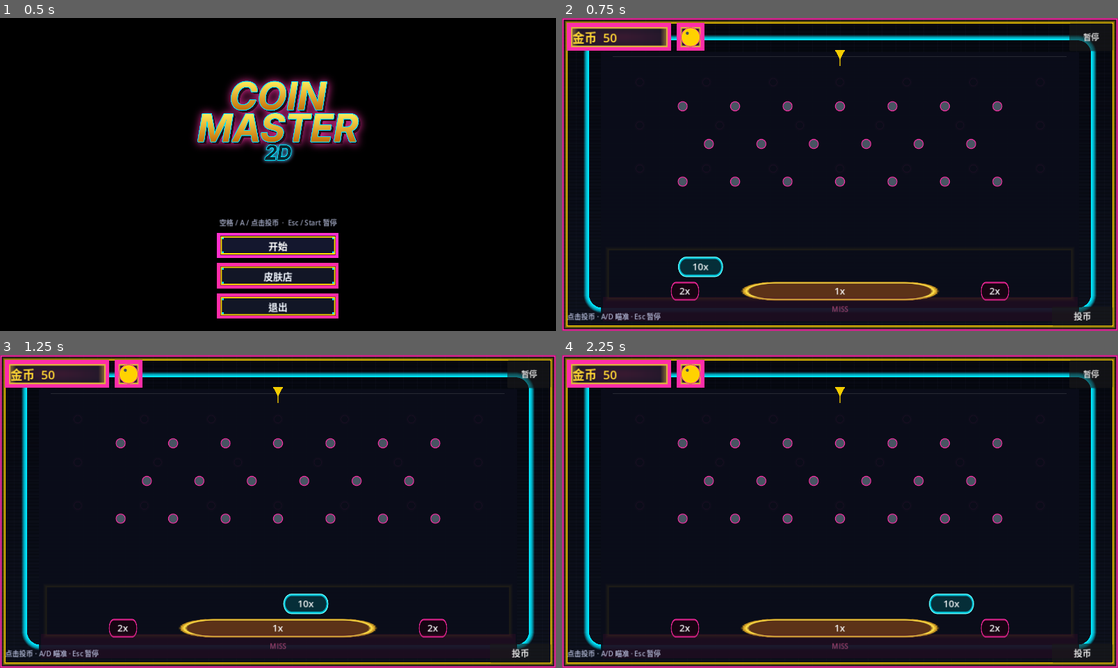
Above: before the commit, frames 1-4 (two rows, left to right).
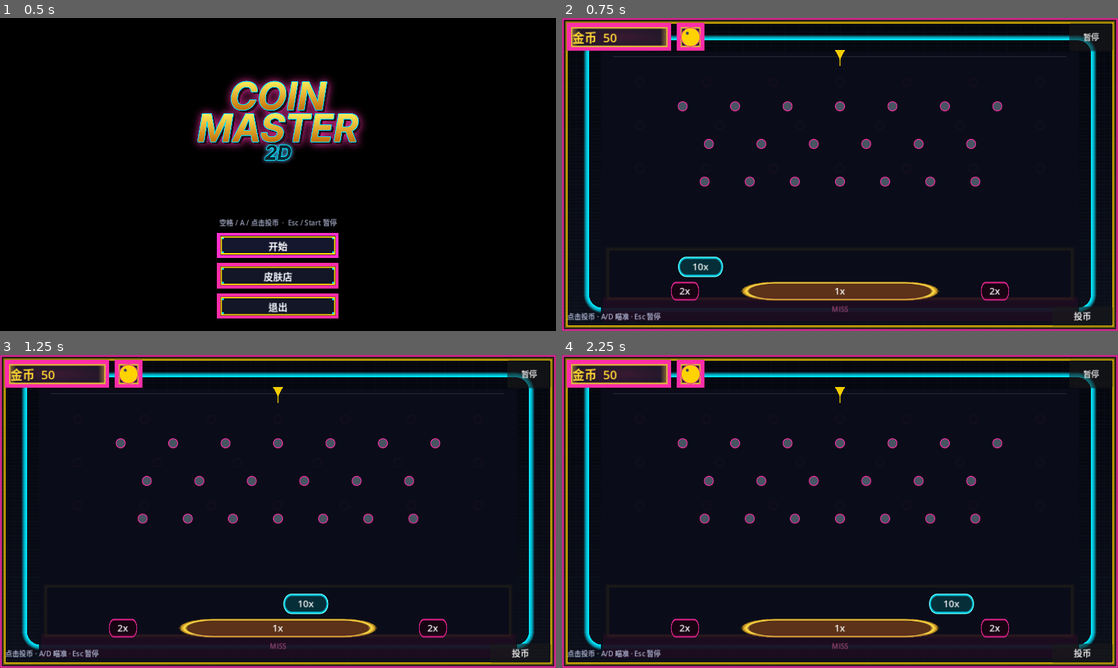
Above: after the commit, the same moments.

Repository: littleboss/coin-master
Game: Godot game, scene res://scenes/main.tscn
Two runs of this game, one before a commit and one after it. Both use one fixed random seed, a clock stepped at 60 frames per second and the inputs below.
Inputs:
- Up to frame 1 (0.5 s): no input
- Up to frame 2 (0.75 s): click "开始" at 0.5 s
- Up to frame 3 (1.25 s): no input
- Up to frame 4 (2.25 s): click "暂停" at 1.25 s; click "继续" at 2 s

Frame 1 is identical in both runs. In frame 2, 0.6% of the frame differs, in the area x 20-80%, y 50-54%; in frame 3, 0.6%; in frame 4, 0.6%.

Commit message:
Tighten bottom peg row after 2x rate came in high
Smoke n=120 counted miss 36.7% (in band) and 2x 18.3% (clearly
above ~13%). Keep 7-6-7, bounce 0.45, and slot widths; only shrink
the bottom row span to 0.86 and cluster toward center. Fix smoke
tallies so drop-rate percents use the dictionary, not a captured int.

Co-authored-by: aliao <zju.pigeon@gmail.com>

Diff:
--- a/scripts/headless_smoke.gd
+++ b/scripts/headless_smoke.gd
@@ -258,15 +258,15 @@
 
 func _sample_drop_rates(playfield: Playfield) -> void:
 	# 只打印落点比例，供 Aetheris 签字。越界时才去收紧最下一排钉，不在这里改槽宽。
+	# GDScript 闭包对 int 是拷贝，计数必须写进 Dictionary。
 	var tallies := {0: 0, 1: 0, 2: 0, 10: 0}
-	var scored := 0
 	var on_score := func(mult: int) -> void:
-		scored += 1
 		if tallies.has(mult):
 			tallies[mult] = int(tallies[mult]) + 1
 		else:
 			tallies[mult] = 1
 	GameState.coin_scored.connect(on_score)
+	var original_balance := GameState.balance
 	GameState.balance = 4000
 	var target := 120
 	var launched := 0
@@ -287,12 +287,15 @@
 			playfield.spawner.recycle_all()
 			break
 	GameState.coin_scored.disconnect(on_score)
-	var n: int = maxi(scored, 1)
+	GameState.balance = original_balance
+	var n: int = int(tallies[0]) + int(tallies[1]) + int(tallies[2]) + int(tallies[10])
+	n = maxi(n, 1)
 	var miss_p := 100.0 * float(tallies[0]) / float(n)
 	var x1_p := 100.0 * float(tallies[1]) / float(n)
 	var x2_p := 100.0 * float(tallies[2]) / float(n)
 	var x10_p := 100.0 * float(tallies[10]) / float(n)
-	print("  info  drop rates n=", scored, " miss=", snapped(miss_p, 0.1), "% 1x=", snapped(x1_p, 0.1), "% 2x=", snapped(x2_p, 0.1), "% 10x=", snapped(x10_p, 0.1), "%")
+	print("  info  drop rates n=", n, " miss=", snapped(miss_p, 0.1), "% 1x=", snapped(x1_p, 0.1), "% 2x=", snapped(x2_p, 0.1), "% 10x=", snapped(x10_p, 0.1), "%")
+	print("  info  drop counts miss=", tallies[0], " 1x=", tallies[1], " 2x=", tallies[2], " 10x=", tallies[10])
 	# 「明显」越界才判：2x 远高于 13%，或 miss 落在 35–45 之外。
 	var two_ok := x2_p <= 18.0
 	var miss_ok := miss_p >= 35.0 and miss_p <= 45.0
--- a/scripts/playfield.gd
+++ b/scripts/playfield.gd
@@ -102,17 +102,23 @@
 	var y0 := table.position.y + table.size.y * 0.20
 	var y_step := table.size.y * 0.14
 	# 跟机柜图一样的 7-6-7。画面只用 peg.png，不再传调试色。
+	# 最底一排只收间距、往中间靠，两侧留 miss 边道。不改钉数、不改槽宽。
 	for row in PEG_ROWS:
 		var count: int = PEG_COUNTS[row]
 		var y := y0 + float(row) * y_step
+		var row_w := usable_w
+		var row_left := usable_left
+		if row == PEG_ROWS - 1:
+			row_w = usable_w * 0.86
+			row_left = (usable_left + usable_right) * 0.5 - row_w * 0.5
 		var spacing: float
 		var start_x: float
 		if row % 2 == 0:
-			spacing = usable_w / float(count - 1)
-			start_x = usable_left
+			spacing = row_w / float(count - 1)
+			start_x = row_left
 		else:
-			spacing = usable_w / float(count)
-			start_x = usable_left + spacing * 0.5
+			spacing = row_w / float(count)
+			start_x = row_left + spacing * 0.5
 		for i in count:
 			var peg := Peg.new()
 			_pegs.add_child(peg)
